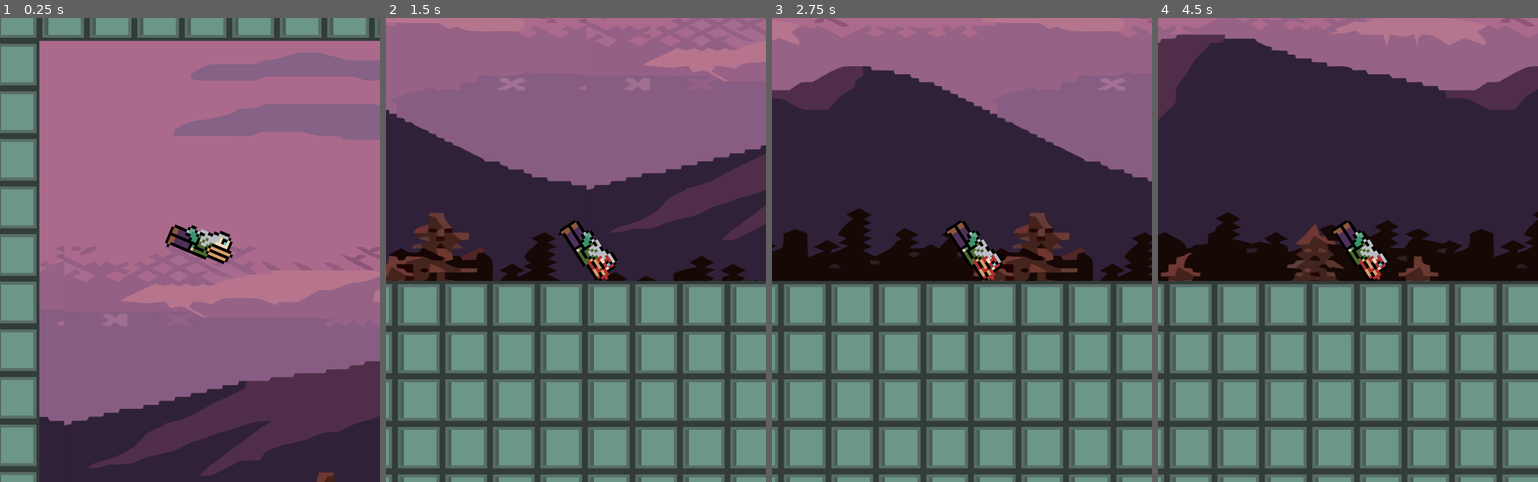
Above: before the commit, frames 1-4 (left to right).
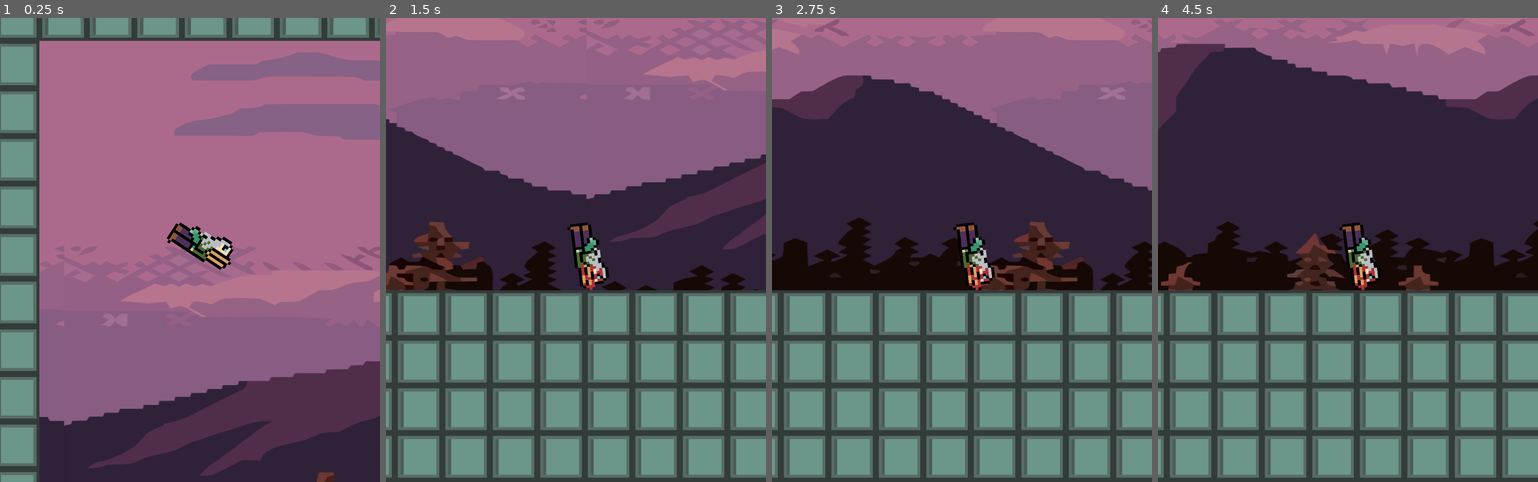
Above: after the commit, the same moments.

Repository: ELG1N/NewMed3850-2DGameProject
Game: Godot game, scene res://Scenes/Games/Monday.tscn
Same seed, same stepped clock (60 frames per second), same inputs: the game is played once before the commit and once after it. The project has no main scene, so this scene is started directly.
Inputs:
- Up to frame 1 (0.25 s): no input
- Up to frame 2 (1.5 s): tap Space (Jump) at 0.77, 1.07 s
- Up to frame 3 (2.75 s): tap Space (Jump) at 1.52, 1.82 s
- Up to frame 4 (4.5 s): tap Space (Jump) at 3.02, 3.32, 3.77, 4.07 s

The runs differ from the first frame. In frame 1, 0.8% of the frame differs, in the area x 43-62%, y 44-55%; in frame 2, 24%, in the area x 0-100%, y 0-100%; in frame 3, 22%; in frame 4, 23%.

Commit message:
Update flappy_chris.gd

Diff:
--- a/new-med-38502d-game-project/Scripts/monday/flappy_chris.gd
+++ b/new-med-38502d-game-project/Scripts/monday/flappy_chris.gd
@@ -1,6 +1,6 @@
 extends CharacterBody2D
 const MAX_DOWN = 90
-const MAX_UP = -85
+const MAX_UP = -90
 const SPEED = 75.0
 const JUMP_VELOCITY = -130.0
 var is_dead: bool = false
@@ -9,7 +9,7 @@
 	if not is_on_floor():
 		velocity += (get_gravity()/1.75) * delta
 		velocity.x = SPEED
-		rotation_degrees = clamp(velocity.y * 0.175, MAX_UP, MAX_DOWN)
+		rotation_degrees = clamp(velocity.y * 0.255, MAX_UP, MAX_DOWN)
 		if is_dead == false:
 			if Input.is_action_just_pressed("Jump"):
 				velocity.y = JUMP_VELOCITY
